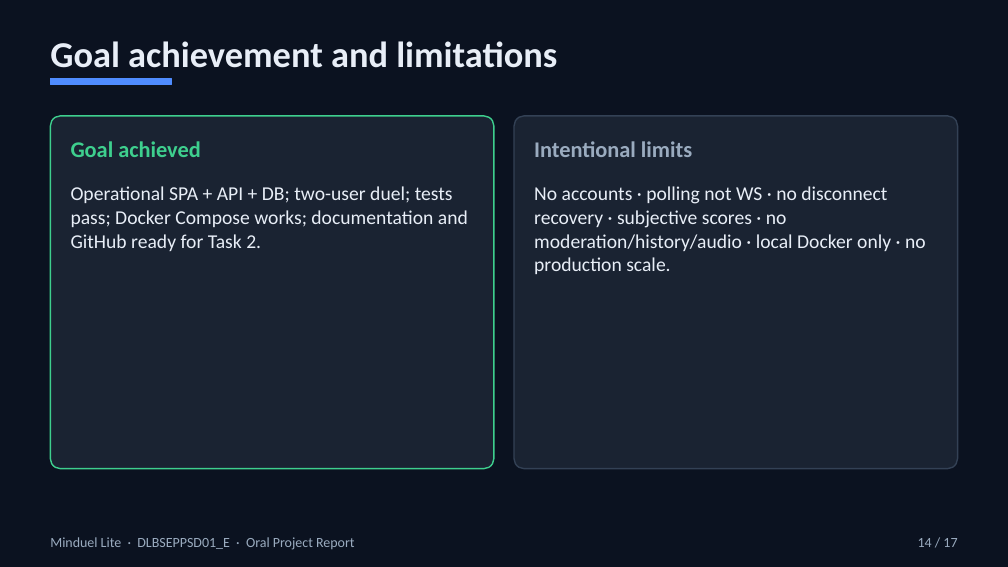
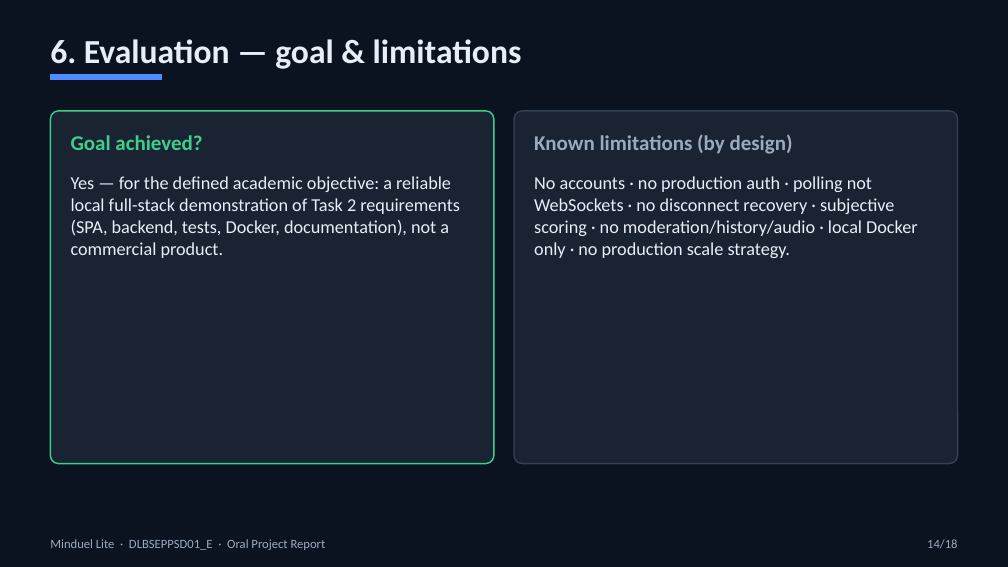
Before and after one commit to MahmoudBKanaan/MiduelLite, a slide deck: slide 14 of docs/presentation/MinduelLite-Oral-Project-Report.pptx. Drawn at 1008x567 pixels with LibreOffice and Linux fonts; fonts in the diff are those of the drawing. Boxes give left, top, right and bottom in pixels: in the first picture for what was removed or moved away, otherwise in the second. Text is boxed around its words. In the diff, an @@ line names an element or a change of style, - is before the commit and + after.

Commit message:
Strengthen oral presentation: APA figures/bibliography, GitHub title block, process focus.

```diff
--- a/docs/presentation/MinduelLite-Oral-Project-Report.pptx
+++ b/docs/presentation/MinduelLite-Oral-Project-Report.pptx
@@ text at (x1=50, y1=39, x2=522, y2=69): text changed; size 26 to 24 pt @@
-Goal achievement and limitations
+6. Evaluation — goal & limitations
@@ rectangle resized from (x1=50, y1=79, x2=171, y2=85) to (x1=50, y1=75, x2=161, y2=80) @@
@@ rounded rectangle moved from (x1=50, y1=116, x2=494, y2=469) to (x1=50, y1=111, x2=494, y2=464) @@
@@ rounded rectangle at (x1=50, y1=111, x2=494, y2=464): proportions changed @@
@@ rounded rectangle moved from (x1=514, y1=116, x2=958, y2=469) to (x1=514, y1=111, x2=958, y2=464) @@
@@ rounded rectangle at (x1=514, y1=111, x2=958, y2=464): proportions changed @@
@@ text at (x1=71, y1=135, x2=202, y2=150): text changed; size 16 to 15 pt @@
-Goal achieved
+Goal achieved?
@@ text at (x1=534, y1=134, x2=793, y2=154): text changed; size 16 to 15 pt @@
-Intentional limits
+Known limitations (by design)
@@ text at (x1=71, y1=176, x2=460, y2=258): text changed; size 14 to 13 pt @@
-Operational SPA + API + DB; two-user duel; tests pass; Docker Compose works; documentation and GitHub ready for Task 2.
+Yes — for the defined academic objective: a reliable local full-stack demonstration of Task 2 requirements (SPA, backend, tests, Docker, documentation), not a commercial product.
@@ text at (x1=534, y1=176, x2=917, y2=258): text changed; size 14 to 13 pt @@
-No accounts · polling not WS · no disconnect recovery · subjective scores · no moderation/history/audio · local Docker only · no production scale.
+No accounts · no production auth · polling not WebSockets · no disconnect recovery · subjective scoring · no moderation/history/audio · local Docker only · no production scale strategy.
@@ text "Minduel Lite · DLBSEPPSD01_E · ..." at (x1=50, y1=539, x2=326, y2=550): size 10 to 9 pt @@
@@ text at (x1=927, y1=539, x2=957, y2=549): text changed; size 10 to 9 pt @@
-14 / 17
+14/18
```
Also in this commit, not shown: 8 other slides changed, 9 slides added, 8 slides removed, 2 other files.
